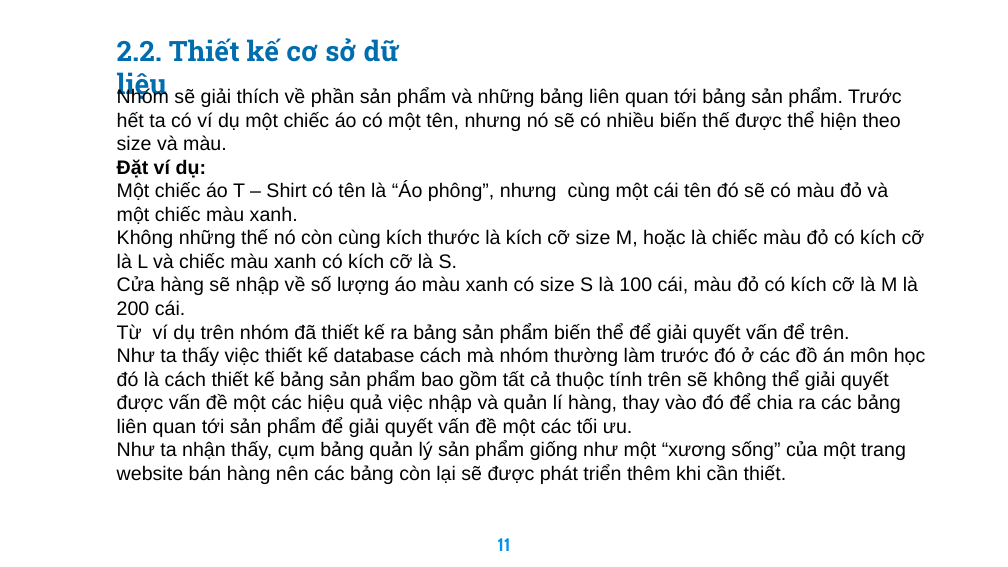
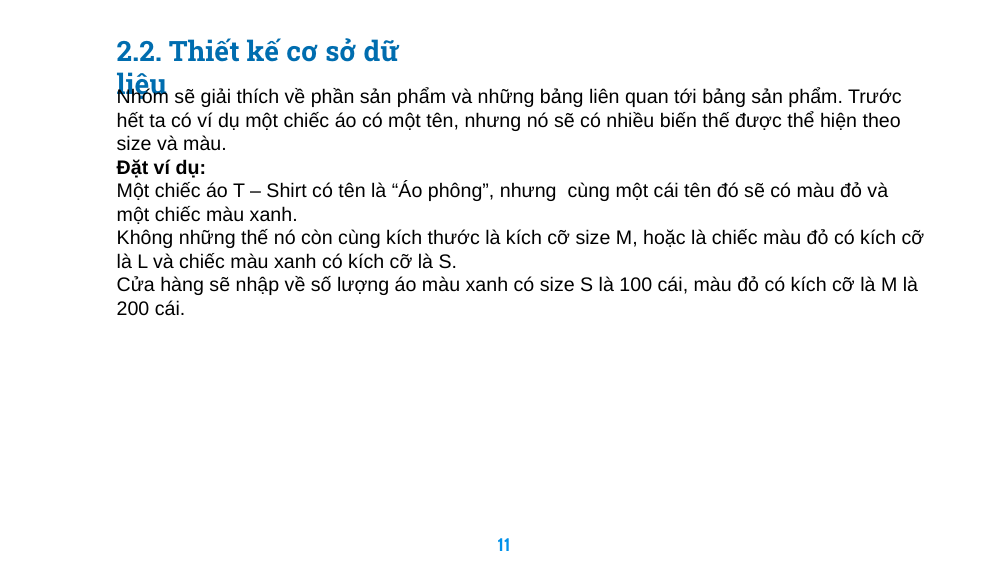
Before and after one commit to haitran2000/Ecommerce-Fashion-Website, a slide deck: slide 11 of Do An Tot Nghiep.pptx. Drawn at 1008x567 pixels with LibreOffice and Linux fonts; fonts in the diff are those of the drawing; background and template pictures are left out. Boxes give left, top, right and bottom in pixels: in the first picture for what was removed or moved away, otherwise in the second. Text is boxed around its words. In the diff, an @@ line names an element or a change of style, - is before the commit and + after.

```diff
--- a/Do An Tot Nghiep.pptx
+++ b/Do An Tot Nghiep.pptx
@@ text at (x1=117, y1=323, x2=926, y2=484): paragraphs removed @@
-Từ ví dụ trên nhóm đã thiết kế ra bảng sản phẩm biến thể để giải quyết vấn để trên.
-Như ta thấy việc thiết kế database cách mà nhóm thường làm trước đó ở các đồ án môn học đó là cách thiết kế bảng sản phẩm bao gồm tất cả thuộc tính trên sẽ không thể giải quyết được vấn đề một các hiệu quả việc nhập và quản lí hàng, thay vào đó để chia ra các bảng liên quan tới sản phẩm để giải quyết vấn đề một các tối ưu.
-Như ta nhận thấy, cụm bảng quản lý sản phẩm giống như một “xương sống” của một trang website bán hàng nên các bảng còn lại sẽ được phát triển thêm khi cần thiết.
```
Also in this commit, not shown: 9 other slides changed, 3 slides added, 2 slides removed, 11 other files.
